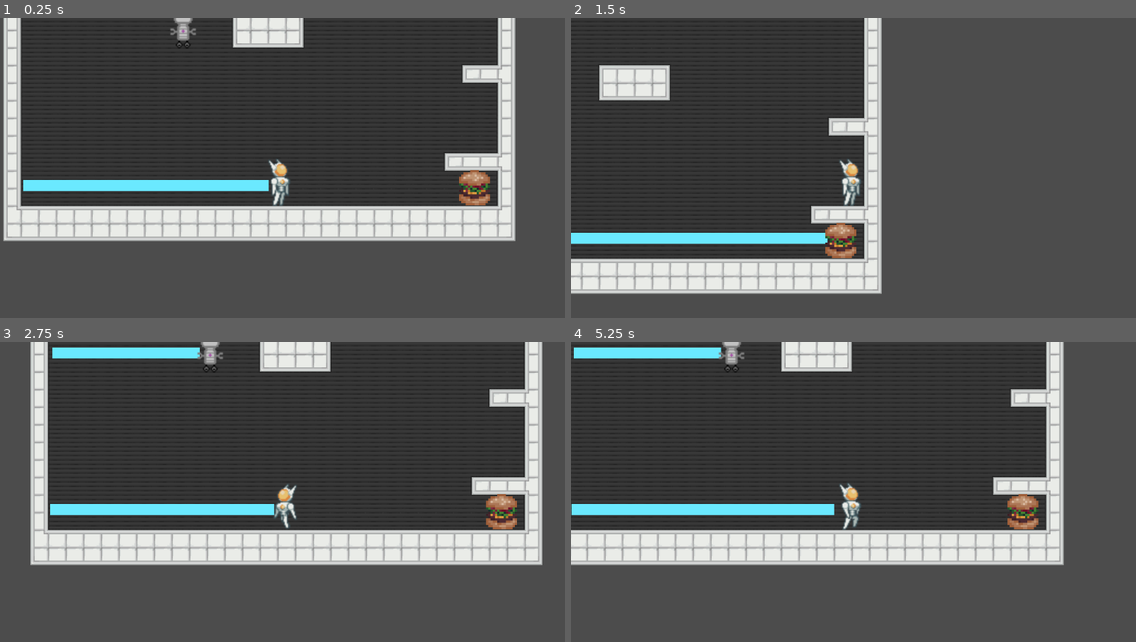
Above: before the commit, frames 1-4 (two rows, left to right).
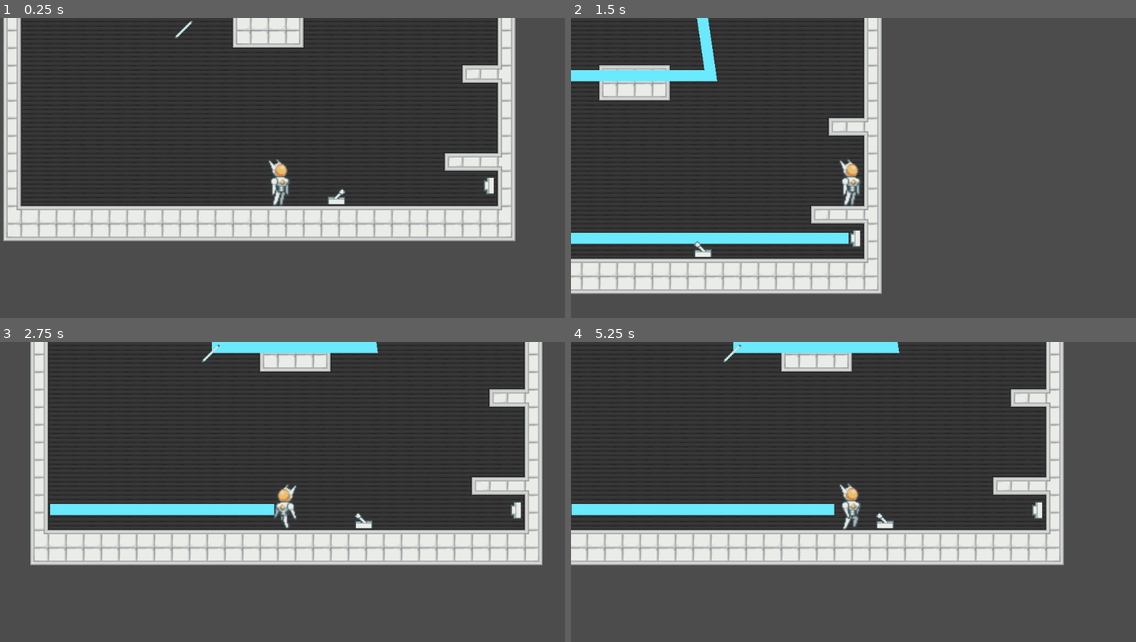
Above: after the commit, the same moments.

Repository: rakthalekk/VGDC-Fall-2021-Project
Game: Godot game, scene res://src/levels/Main.tscn
Two runs of this game, one before a commit and one after it. Both use one fixed random seed, a clock stepped at 60 frames per second and the inputs below.
Inputs:
- Up to frame 1 (0.25 s): no input
- Up to frame 2 (1.5 s): tap Enter at 0.5 s; hold Right (move_right) from 0.53 s (still down); tap X (interact, bound only after the commit) at 0.6, 1.35 s; tap Z (jump) at 0.77 s
- Up to frame 3 (2.75 s): tap Z (jump) at 1.52 s; tap Space at 2 s; release Right (move_right) at 2.03 s; hold Left (move_left) from 2.03 s (still down); tap X (interact, bound only after the commit) at 2.1 s
- Up to frame 4 (5.25 s): release Left (move_left) at 2.78 s; hold Right (move_right) 2.78-4.28 s; tap X (interact, bound only after the commit) every 0.75 s from 2.85 to 5.1 s; tap Z (jump) at 3.02, 3.77, 4.52 s; hold Left (move_left) 4.28-5.03 s; hold Right (move_right) from 5.03 s (still down)

The runs differ from the first frame. In frame 1, 2.6% of the frame differs, in the area x 4-88%, y 0-63%; in frame 2, 2.0%; in frame 3, 3.0%, in the area x 9-93%, y 0-63%; in frame 4, 2.9%.

Commit message:
laser exists but is wonky

Diff:
--- a/Puzzle Platformer/project.godot
+++ b/Puzzle Platformer/project.godot
@@ -83,6 +83,12 @@
 "events": [ Object(InputEventKey,"resource_local_to_scene":false,"resource_name":"","device":0,"alt":false,"shift":false,"control":false,"meta":false,"command":false,"pressed":false,"scancode":90,"unicode":0,"echo":false,"script":null)
  ]
 }
+interact={
+"deadzone": 0.5,
+"events": [ Object(InputEventKey,"resource_local_to_scene":false,"resource_name":"","device":0,"alt":false,"shift":false,"control":false,"meta":false,"command":false,"pressed":false,"scancode":88,"unicode":0,"echo":false,"script":null)
+, Object(InputEventKey,"resource_local_to_scene":false,"resource_name":"","device":0,"alt":false,"shift":false,"control":false,"meta":false,"command":false,"pressed":false,"scancode":69,"unicode":0,"echo":false,"script":null)
+ ]
+}
 
 [physics]
 
--- a/Puzzle Platformer/src/entities/Player.gd
+++ b/Puzzle Platformer/src/entities/Player.gd
@@ -15,6 +15,8 @@
 # Get references to player's components
 onready var animation_player = $AnimationPlayer
 onready var sprite = $Sprite
+onready var interact_zone = $InteractZone/CollisionShape2D
+onready var interact_timer = $InteractZone/InteractTimer
 
 # Called every frame to process the player's physics
 func _physics_process(delta):
@@ -36,6 +38,10 @@
 	# Sprite scale is flipped if player is moving other direction
 	if direction.x != 0:
 		sprite.scale.x = -1 if direction.x < 0 else 1 # should be (-)1, 2 once sprite is correct size
+
+	if Input.is_action_just_pressed("interact"):
+		interact_zone.disabled = false
+		interact_timer.start()
 
 	animation_player.play(get_new_animation())
 
@@ -71,3 +77,7 @@
 		return "move"
 	else:
 		return "idle"
+
+
+func _on_InteractTimer_timeout():
+	interact_zone.disabled = true
--- a/Puzzle Platformer/src/entities/Player.tscn
+++ b/Puzzle Platformer/src/entities/Player.tscn
@@ -21,8 +21,7 @@
 "values": [ 16 ]
 }
 
-[sub_resource type="Animation" id=2]
-resource_name = "idle"
+[sub_resource type="Animation" id=3]
 length = 0.2
 tracks/0/type = "value"
 tracks/0/path = NodePath("Sprite:frame")
@@ -53,8 +52,7 @@
 "values": [ 9, 9, 10, 11, 12, 13, 14, 15, 16 ]
 }
 
-[sub_resource type="Animation" id=3]
-resource_name = "move"
+[sub_resource type="Animation" id=5]
 length = 0.8
 loop = true
 tracks/0/type = "value"
@@ -70,6 +68,9 @@
 "values": [ 1, 2, 3, 4, 5, 6, 7, 8 ]
 }
 
+[sub_resource type="RectangleShape2D" id=6]
+extents = Vector2( 13.3478, 22.0437 )
+
 [node name="Player" type="KinematicBody2D"]
 script = ExtResource( 2 )
 
@@ -80,14 +81,25 @@
 [node name="Sprite" type="Sprite" parent="."]
 texture = ExtResource( 1 )
 hframes = 17
-frame = 16
 
 [node name="AnimationPlayer" type="AnimationPlayer" parent="."]
-anims/fall = SubResource( 5 )
-anims/idle = SubResource( 2 )
+anims/fall = SubResource( 2 )
+anims/idle = SubResource( 3 )
 anims/jump = SubResource( 4 )
-anims/move = SubResource( 3 )
+anims/move = SubResource( 5 )
 
 [node name="Camera2D" type="Camera2D" parent="."]
 current = true
 zoom = Vector2( 0.5, 0.5 )
+
+[node name="InteractZone" type="Area2D" parent="."]
+collision_layer = 4
+collision_mask = 0
+
+[node name="CollisionShape2D" type="CollisionShape2D" parent="InteractZone"]
+shape = SubResource( 6 )
+disabled = true
+
+[node name="InteractTimer" type="Timer" parent="InteractZone"]
+wait_time = 0.05
+[connection signal="timeout" from="InteractZone/InteractTimer" to="." method="_on_InteractTimer_timeout"]
--- a/Puzzle Platformer/src/level_mechanics/Laser.gd
+++ b/Puzzle Platformer/src/level_mechanics/Laser.gd
@@ -6,6 +6,9 @@
 signal power_on
 
 export var is_casting := true setget set_is_casting
+export(bool) var debug = false
+
+var idx = 1
 
 onready var collider = $"Area2D/Collider"
 
@@ -20,11 +23,24 @@
 	force_raycast_update()
 
 	if is_colliding():
+		var collider = get_collider()
 		cast_point = to_local(get_collision_point())
-		if get_collider() is LaserBase:
+		if collider is LaserBase:
 			emit_signal("power_on")
+		elif collider is Mirror:
+			if collider.orientation == "up":
+				if cast_point.x > 0:
+					$Line2D.points[1] = cast_point
+					position = get_collision_point() + Vector2(0, -5)
+					cast_to = Vector2(0, -1000)
+					idx = 2
+			else:
+				pass
+			print("hi")
 
-	$Line2D.points[1] = cast_point
+	$Line2D.points[idx] = cast_point
+	if debug:
+		print(cast_point)
 
 
 func set_is_casting(cast: bool):
@@ -50,5 +66,12 @@
 
 
 func _on_LaserBase_enable():
-	is_casting = true
-	set_physics_process(is_casting)
+	set_is_casting(true)
+
+
+func _on_Lever_enable():
+	set_is_casting(true)
+
+
+func _on_Lever_disable():
+	set_is_casting(false)
--- a/Puzzle Platformer/src/level_mechanics/Laser.tscn
+++ b/Puzzle Platformer/src/level_mechanics/Laser.tscn
@@ -12,7 +12,7 @@
 script = ExtResource( 1 )
 
 [node name="Line2D" type="Line2D" parent="."]
-points = PoolVector2Array( 0, 0, 100, 0 )
+points = PoolVector2Array( 0, 0, 100, 0, 0, 0 )
 default_color = Color( 0.419608, 0.917647, 1, 1 )
 
 [node name="Tween" type="Tween" parent="."]
--- a/Puzzle Platformer/src/level_mechanics/LaserBase.gd
+++ b/Puzzle Platformer/src/level_mechanics/LaserBase.gd
@@ -3,5 +3,21 @@
 
 signal enable
 
+export(String, "up", "down", "left", "right") var orientation = "up"
+
+var powered = false
+
+onready var sprite = $Sprite
+
+func _ready():
+	if orientation == "right":
+		sprite.rotation_degrees = 90
+	elif orientation == "down":
+		sprite.rotation_degrees = 180
+	elif orientation == "left":
+		sprite.rotation_degrees = 270
+
 func _on_Laser_power_on():
-	emit_signal("enable")
+	if !powered:
+		emit_signal("enable")
+		powered = true
--- a/Puzzle Platformer/src/level_mechanics/LaserBase.tscn
+++ b/Puzzle Platformer/src/level_mechanics/LaserBase.tscn
@@ -1,9 +1,10 @@
 [gd_scene load_steps=4 format=2]
 
-[ext_resource path="res://assets/sprites/Sprite-0002.png" type="Texture" id=1]
+[ext_resource path="res://assets/sprites/laserGenerator.png" type="Texture" id=1]
 [ext_resource path="res://src/level_mechanics/LaserBase.gd" type="Script" id=2]
 
 [sub_resource type="RectangleShape2D" id=1]
+extents = Vector2( 2.68314, 2.15298 )
 
 [node name="LaserBase" type="Area2D"]
 collision_layer = 2
--- /dev/null
+++ b/Puzzle Platformer/src/level_mechanics/Lever.gd
@@ -0,0 +1,28 @@
+extends Area2D
+
+signal enable
+signal disable
+
+export(bool) var on = false
+
+onready var sprite = $Sprite
+
+# Called when the node enters the scene tree for the first time.
+func _ready():
+	set_sprite_orientation()
+
+
+func set_sprite_orientation():
+	if on:
+		sprite.scale.x = -1
+	else:
+		sprite.scale.x = 1
+
+
+func _on_Lever_area_entered(area):
+	on = !on
+	set_sprite_orientation()
+	if on:
+		emit_signal("enable")
+	else:
+		emit_signal("disable")
--- /dev/null
+++ b/Puzzle Platformer/src/level_mechanics/Lever.tscn
@@ -0,0 +1,18 @@
+[gd_scene load_steps=4 format=2]
+
+[ext_resource path="res://assets/sprites/lever.png" type="Texture" id=1]
+[ext_resource path="res://src/level_mechanics/Lever.gd" type="Script" id=2]
+
+[sub_resource type="RectangleShape2D" id=1]
+
+[node name="Lever" type="Area2D"]
+collision_layer = 0
+collision_mask = 4
+script = ExtResource( 2 )
+
+[node name="CollisionShape2D" type="CollisionShape2D" parent="."]
+shape = SubResource( 1 )
+
+[node name="Sprite" type="Sprite" parent="."]
+texture = ExtResource( 1 )
+[connection signal="area_entered" from="." to="." method="_on_Lever_area_entered"]
--- a/Puzzle Platformer/src/level_mechanics/Mirror.tscn
+++ b/Puzzle Platformer/src/level_mechanics/Mirror.tscn
@@ -1,9 +1,11 @@
 [gd_scene load_steps=4 format=2]
 
 [ext_resource path="res://src/level_mechanics/Mirror.gd" type="Script" id=1]
-[ext_resource path="res://assets/sprites/player.png" type="Texture" id=2]
+[ext_resource path="res://assets/sprites/mirror.png" type="Texture" id=2]
 
-[sub_resource type="RectangleShape2D" id=1]
+[sub_resource type="SegmentShape2D" id=1]
+a = Vector2( 7.5, -7.5 )
+b = Vector2( -7.5, 7.5 )
 
 [node name="Mirror" type="Area2D"]
 collision_layer = 2147483650
@@ -15,4 +17,3 @@
 
 [node name="Sprite" type="Sprite" parent="."]
 texture = ExtResource( 2 )
-hframes = 5
--- a/Puzzle Platformer/src/levels/Main.tscn
+++ b/Puzzle Platformer/src/levels/Main.tscn
@@ -7,6 +7,7 @@
 [ext_resource path="res://assets/tilesets/Back1TileMap.png" type="Texture" id=5]
 [ext_resource path="res://src/level_mechanics/LaserBase.tscn" type="PackedScene" id=6]
 [ext_resource path="res://src/level_mechanics/Mirror.tscn" type="PackedScene" id=7]
+[ext_resource path="res://src/level_mechanics/Lever.tscn" type="PackedScene" id=8]
 
 [sub_resource type="TileSet" id=1]
 0/name = "Back1TileMap.png 0"
@@ -512,20 +513,28 @@
 
 [node name="Laser" parent="." instance=ExtResource( 3 )]
 position = Vector2( -190.032, 13.742 )
+is_casting = false
 
 [node name="Laser2" parent="." instance=ExtResource( 3 )]
 position = Vector2( -188.25, -129.248 )
 is_casting = false
+debug = true
 
 [node name="Sprite" type="Sprite" parent="."]
-position = Vector2( 36.1585, -306.086 )
+position = Vector2( 61.5492, -305.641 )
 scale = Vector2( 5, 5 )
 texture = ExtResource( 4 )
 
 [node name="LaserBase" parent="." instance=ExtResource( 6 )]
-position = Vector2( 218.716, 15.5908 )
+position = Vector2( 228.516, 13.809 )
+orientation = "left"
 
 [node name="Mirror" parent="." instance=ExtResource( 7 )]
 position = Vector2( -44.545, -128.29 )
+
+[node name="Lever" parent="." instance=ExtResource( 8 )]
+position = Vector2( 93.99, 22.718 )
 [connection signal="power_on" from="Laser" to="LaserBase" method="_on_Laser_power_on"]
 [connection signal="enable" from="LaserBase" to="Laser2" method="_on_LaserBase_enable"]
+[connection signal="disable" from="Lever" to="Laser" method="_on_Lever_disable"]
+[connection signal="enable" from="Lever" to="Laser" method="_on_Lever_enable"]
Not shown, added: Puzzle Platformer/assets/sprites/generator.png.import
Not shown, added: Puzzle Platformer/assets/sprites/laserGenerator.png.import
Not shown, added: Puzzle Platformer/assets/sprites/lever.png.import
Not shown, added: Puzzle Platformer/assets/sprites/materializingPlatform(empty).png.import
Not shown, added: Puzzle Platformer/assets/sprites/materializingPlatform(filled).png.import
Not shown, added: Puzzle Platformer/assets/sprites/mirror.png.import
Not shown: 2 places in Puzzle Platformer/src/entities/Player.tscn that only renumber resources
Not shown: 1 places in Puzzle Platformer/src/levels/Main.tscn that only renumber resources
